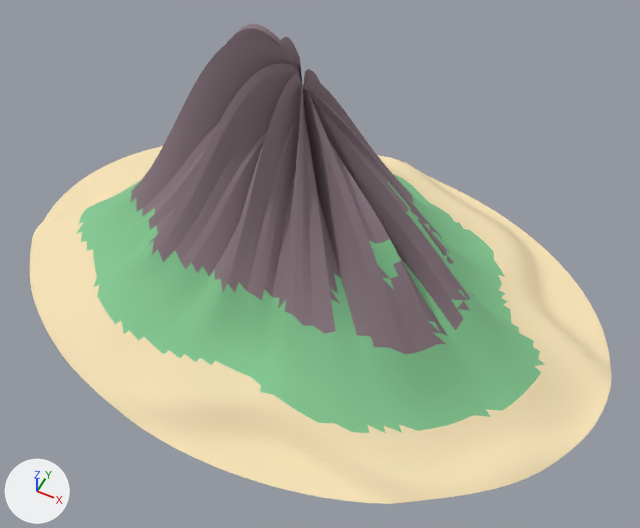
The OBJ model assets/meshes/BumperFarIslandA.obj: old version first, new version second.
The view is the same before and after, from a 50 mm lens placed at (89.0, -168.0, 225.0), pointed at (12.0, -14.0, 32.0). Every picture has the same lights, and +X, +Y and +Z are marked at lower left. The older version comes first. Where no turn or scale is listed for an object, it has been applied to the vertices. Vertices at exactly the same position are counted once.

The first picture shows 'Jungle', 'Rock', 'Sand'.
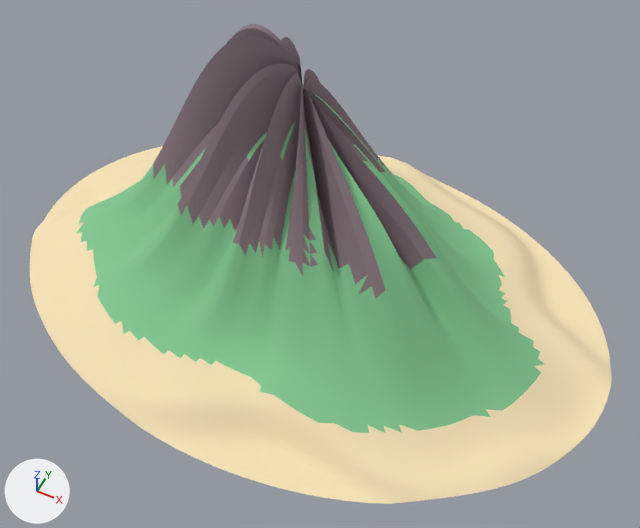
Diff of the bpy script that builds the scene:
```diff
--- a/assets/meshes/BumperFarIslandA.obj.py
+++ b/assets/meshes/BumperFarIslandA.obj.py
@@ me_jungle @@
 # used by ob_jungle; location = (0.0, 0.0, 0.0)
-me_jungle.from_pydata(...)  # 1195 vertices, 1961 faces; spans x -82.0..80.0, y -49.0..58.0, z 8.0..53.0
+me_jungle.from_pydata(...)  # 2031 vertices, 3319 faces; spans x -82.0..80.0, y -49.0..58.0, z 8.0..82.0
+# me_jungle part 1: a new loose piece of 16 vertices spanning x -12.0..-1.0, y -12.0..-1.0, z 61.0..72.0, in mat_jungle (green #85ca94)
+# me_jungle part 2: 786 vertices added at x -55.0..50.0, y -30.0..38.0, z 28.0..82.0
+# other edits to the shape of me_jungle do not show in these pictures
 me_jungle.materials.append(mat_jungle)
@@ me_rock @@
 # used by ob_rock; location = (0.0, 0.0, 0.0)
-me_rock.from_pydata(...)  # 1977 vertices, 3682 faces; spans x -59.5..56.4, y -31.5..41.6, z 22.9..95.2
+me_rock.from_pydata(...)  # 1448 vertices, 2324 faces; spans x -49.7..44.1, y -24.9..31.4, z 34.6..95.2
+# me_rock part 3: 529 vertices removed from x -59.5..56.4, y -31.5..41.6, z 22.9..69.6
 me_rock.materials.append(mat_rock)
```

Boxes (x1, y1, x2, y2) around the edits, measured in the pictures (640 x 528 px):
part 1 of me_jungle, added
    after: (247, 132, 267, 160)
part 2 of me_jungle, added (green)
    after: (136, 95, 464, 354)
part 3 of me_rock, deleted
    before: (131, 145, 474, 354)
